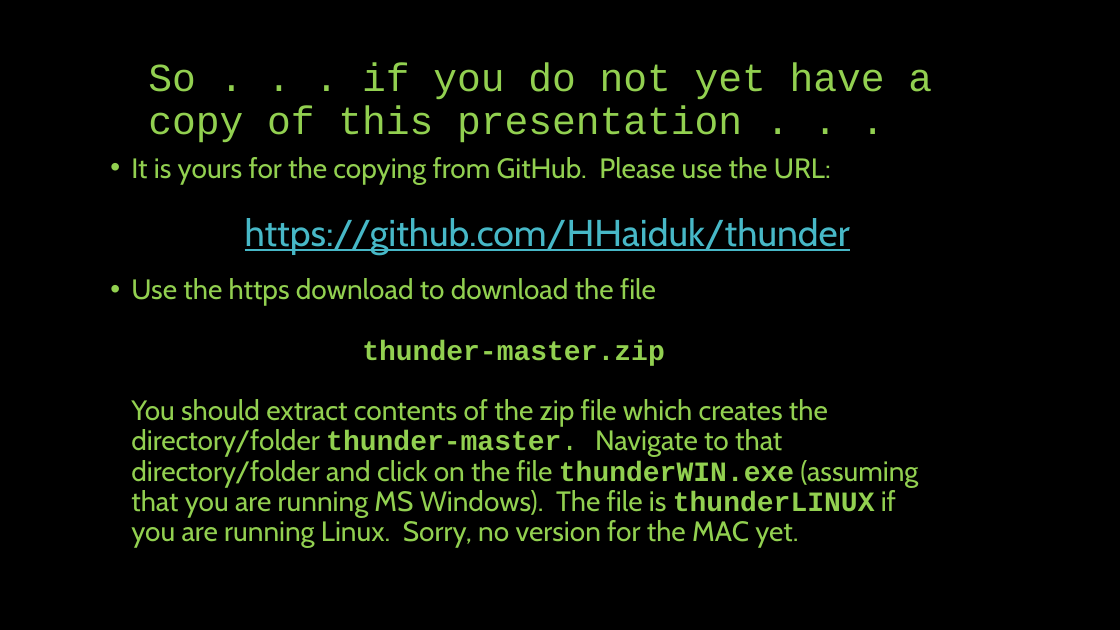
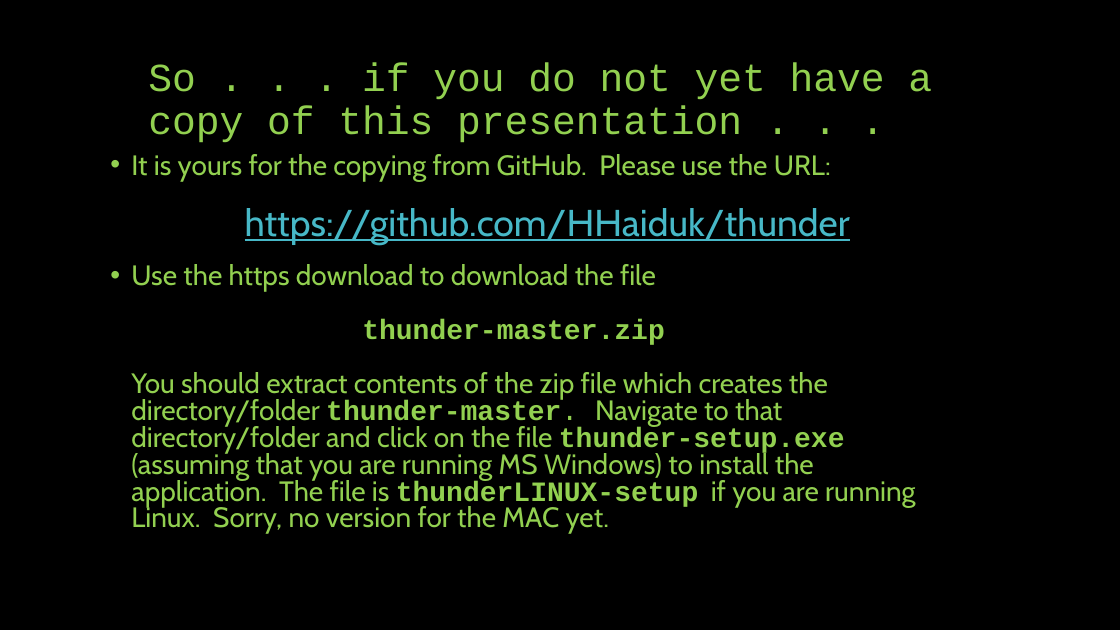
Before and after one commit to HHaiduk/thunder, a slide deck: slide 2 of Thunder_the_Robot.pptx. Drawn at 1120x630 pixels with LibreOffice and Linux fonts; fonts in the diff are those of the drawing. Boxes give left, top, right and bottom in pixels: in the first picture for what was removed or moved away, otherwise in the second. Text is boxed around its words. In the diff, an @@ line names an element or a change of style, - is before the commit and + after.

Commit message:
Updated presentation for distribution correction

```diff
--- a/Thunder_the_Robot.pptx
+++ b/Thunder_the_Robot.pptx
@@ text at (131, 154, 850, 244): line spacing 0.9 to 0.8 @@
@@ text at (131, 264, 915, 534): text changed @@
-• Use the https download to download the file
-  thunder-master.zip
-  You should extract contents of the zip file which creates the directory/folder thunder-master. Navigate to that directory/folder and click on the file thunderWIN.exe (assuming that you are running MS Windows). The file is thunderLINUX if you are running Linux. Sorry, no version for the MAC yet.
+• Use the https download to download the file
+  thunder-master.zip
+  You should extract contents of the zip file which creates the directory/folder thunder-master. Navigate to that directory/folder and click on the file thunder-setup.exe (assuming that you are running MS Windows) to install the application. The file is thunderLINUX-setup if you are running Linux. Sorry, no version for the MAC yet.
```
Also in this commit, not shown: 2 other files.
